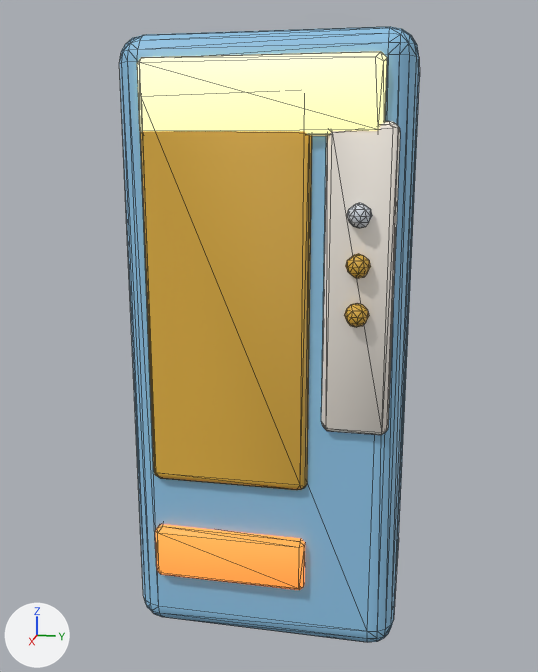
One commit to the glTF model public/models/lod/vending.glb: the scene before it, then after it.
The view is the same before and after, from a camera (50 mm lens) standing at (2.467, 0.452, 1.567) and looking at (0.041, -0.033, 0.96). The lights are fixed; the arrows at lower left show +X, +Y and +Z. The older version comes first. Mesh edges are drawn as thin lines. Where no turn or scale is listed for an object, it has been applied to the vertices. Vertices at exactly the same position are counted once.

Names of what the first picture shows: 'vending'.
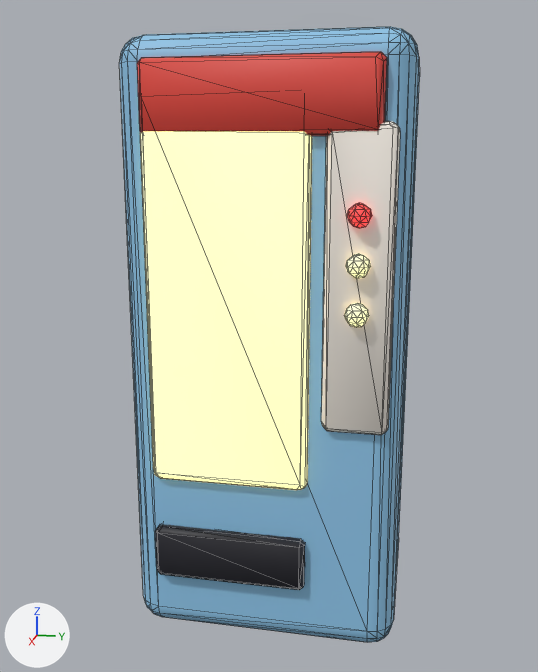
Pixel boxes [x1, y1, x2, y2] of what changed, in the pictures (538 x 672 px; the box of a moved part takes in the faces that stretch with it):
part 1 of me_vending_003, moved or reshaped
    both: [344, 303, 369, 327]
part 2 of me_vending_003, surface changed (orange to beige)
    both: [131, 44, 396, 597]

The change, as a list of edits to the scene's bpy script:
```text
Change me_vending_003:
    where me_vending_003.from_pydata(...)  # 750 vertices, 1420 faces; spans x -0.39..0.39, y -0.43..0.43, z -0.95..0.95
    used by ob_vending; location = (0.037, 0.0, 0.95)
    me_vending_003 part 1: 32 of 750 vertices moved; they spanned x 0.32..0.39, y 0.26..0.32, z 0.14..0.21 and now span x 0.32..0.39, y 0.26..0.32, z 0.14..0.21; mean shift (0.0, 0.0, 0.0); largest move (0.38, 0.26, 0.17) -> (0.33, 0.31, 0.15)
    me_vending_003 part 2: 1358 kept faces spanning x -0.39..0.39, y -0.43..0.43, z -0.95..0.95 get new texture (UV) coordinates
```
